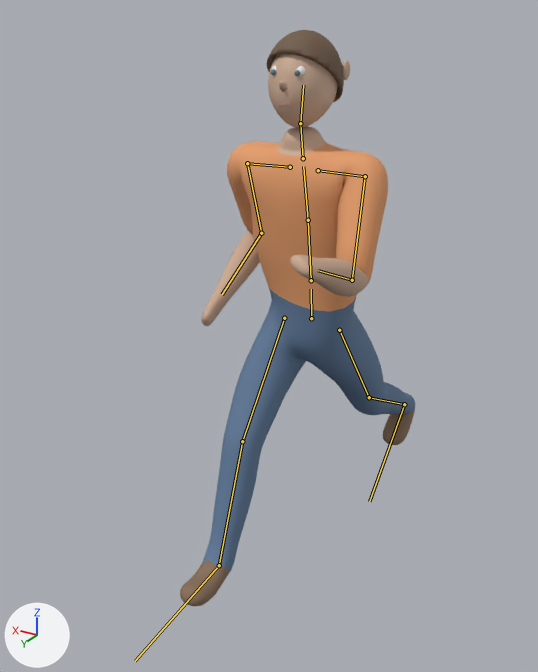
The glTF model models/personnage.glb as it was, and as the next commit left it.
One viewpoint serves both versions: a 50 mm lens placed at (-1.02, 1.964, 1.811), pointed at (0.136, 0.038, 0.848). The axes (+X, +Y, +Z) are drawn at lower left. The lights are the same throughout. The first picture is the older version. Both versions are drawn at frame 19 of the action 'course'; the numbers are the values there. The bones that change, and the others that lie on the model, are drawn over the model as lines.

Objects in the first picture: 'Corps'.
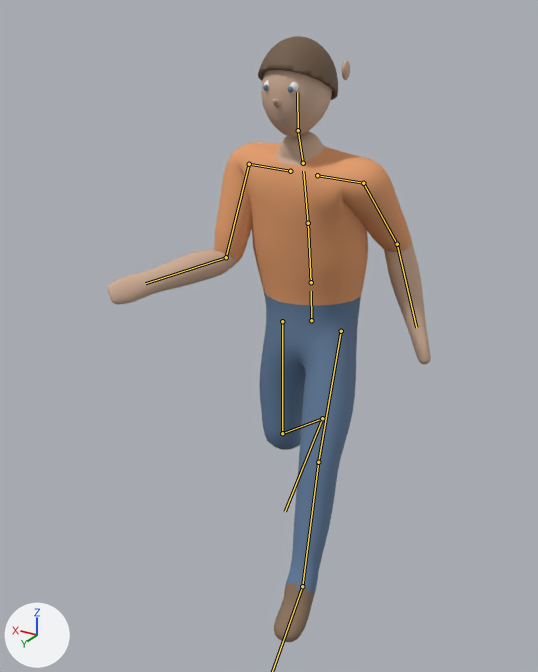
The edits, one by one:
Bone 'bassin' (bone_bassin) moves from (0.0, -0.026, 0.0) to (0.0, -0.033, 0.0).
Bone 'bassin' (bone_bassin) turns from (-4, 0, 0) to (-3, 6, 0) degrees about its own x, y and z.
Bone 'colonne' (bone_colonne) turns from (-4, 0, 0) to (-7, 0, 0) degrees about its own x, y and z.
Bone 'poitrine' (bone_poitrine) turns from (-3, 0, 0) to (-5, -9, 1) degrees about its own x, y and z.
Bone 'clavicule_D' (bone_clavicule_d) turns from (-1, 11, 0) to (0, 0, 0) degrees about its own x, y and z.
Bone 'bras_D' (bone_bras_d) turns from (-42, 1, 1) to (1, 12, 44) degrees about its own x, y and z.
Bone 'avantbras_D' (bone_avantbras_d) turns from (56, -43, 36) to (73, 24, 69) degrees about its own x, y and z.
Bone 'clavicule_G' (bone_clavicule_g) turns from (-1, -11, 0) to (0, 0, 0) degrees about its own x, y and z.
Bone 'bras_G' (bone_bras_g) turns from (3, 1, -42) to (-44, 8, -12) degrees about its own x, y and z.
Bone 'avantbras_G' (bone_avantbras_g) turns from (89, 27, 15) to (57, -27, -54) degrees about its own x, y and z.
Bone 'cou' (bone_cou) turns from (7, 0, 0) to (0, 0, 0) degrees about its own x, y and z.
Bone 'tete' (bone_tete) turns from (11, 0, 0) to (9, 5, 0) degrees about its own x, y and z.
Bone 'cuisse_D' (bone_cuisse_d) turns from (37, 1, -2) to (1, 0, 0) degrees about its own x, y and z.
Bone 'tibia_D' (bone_tibia_d) turns from (-9, 0, 1) to (-65, 0, 0) degrees about its own x, y and z.
Bone 'pied_D' (bone_pied_d) turns from (-3, 1, 0) to (63, 0, 0) degrees about its own x, y and z.
Bone 'cuisse_G' (bone_cuisse_g) turns from (-33, 0, 2) to (24, 0, 0) degrees about its own x, y and z.
Bone 'tibia_G' (bone_tibia_g) turns from (-22, 1, -1) to (-2, 0, 0) degrees about its own x, y and z.
Bone 'pied_G' (bone_pied_g) turns from (41, 0, -1) to (-26, 0, 0) degrees about its own x, y and z.

Where the change shows, as pixel boxes (x1, y1, x2, y2) in the pictures (538 x 672 px):
'Corps', posed (37% wider): before (180, 30, 415, 606); after (108, 36, 431, 642)
bone 'bassin', root to tip: before (311, 318) to (311, 289); after (311, 320) to (311, 291)
bone 'colonne', root to tip: before (311, 280) to (308, 220); after (311, 282) to (308, 223)
bone 'poitrine', root to tip: before (308, 220) to (303, 166); after (308, 223) to (303, 171)
bone 'clavicule_D', root to tip: before (290, 167) to (247, 163); after (290, 171) to (249, 164)
bone 'bras_D', root to tip: before (247, 163) to (261, 233); after (249, 164) to (226, 257)
bone 'avantbras_D', root to tip: before (261, 233) to (222, 294); after (226, 257) to (145, 283)
bone 'clavicule_G', root to tip: before (318, 170) to (365, 176); after (317, 175) to (363, 183)
bone 'bras_G', root to tip: before (365, 176) to (352, 280); after (363, 183) to (397, 244)
bone 'avantbras_G', root to tip: before (352, 280) to (318, 270); after (397, 244) to (416, 327)
bone 'cou', root to tip: before (303, 158) to (300, 123); after (303, 163) to (298, 130)
bone 'tete', root to tip: before (300, 123) to (303, 85); after (298, 130) to (297, 92)
bone 'cuisse_D', root to tip: before (284, 318) to (242, 441); after (282, 321) to (282, 433)
bone 'tibia_D', root to tip: before (242, 441) to (219, 565); after (282, 433) to (322, 418)
bone 'pied_D', root to tip: before (219, 565) to (135, 661); after (322, 418) to (285, 511)
bone 'cuisse_G', root to tip: before (339, 330) to (369, 397); after (341, 331) to (318, 462)
bone 'tibia_G', root to tip: before (369, 397) to (404, 404); after (318, 462) to (302, 586)
